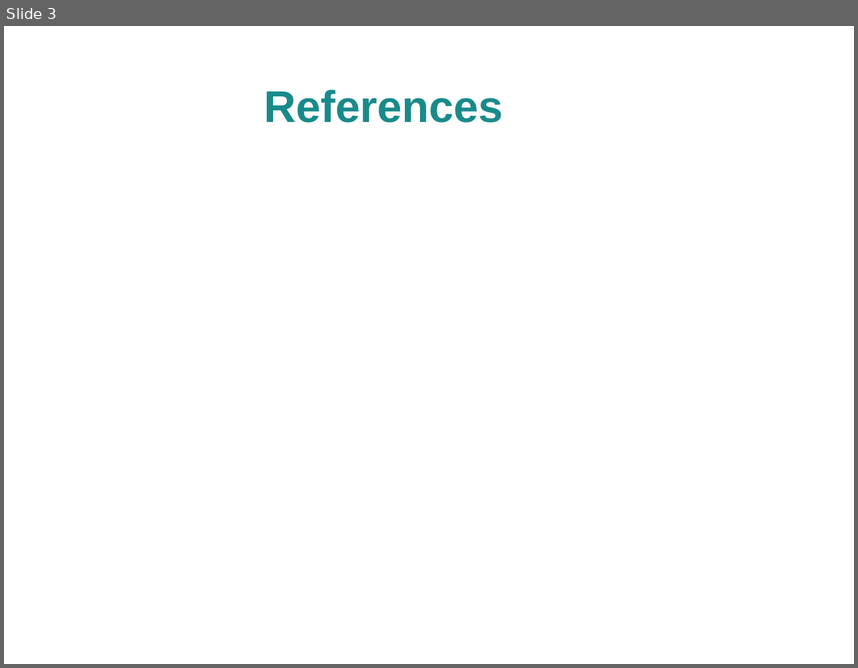
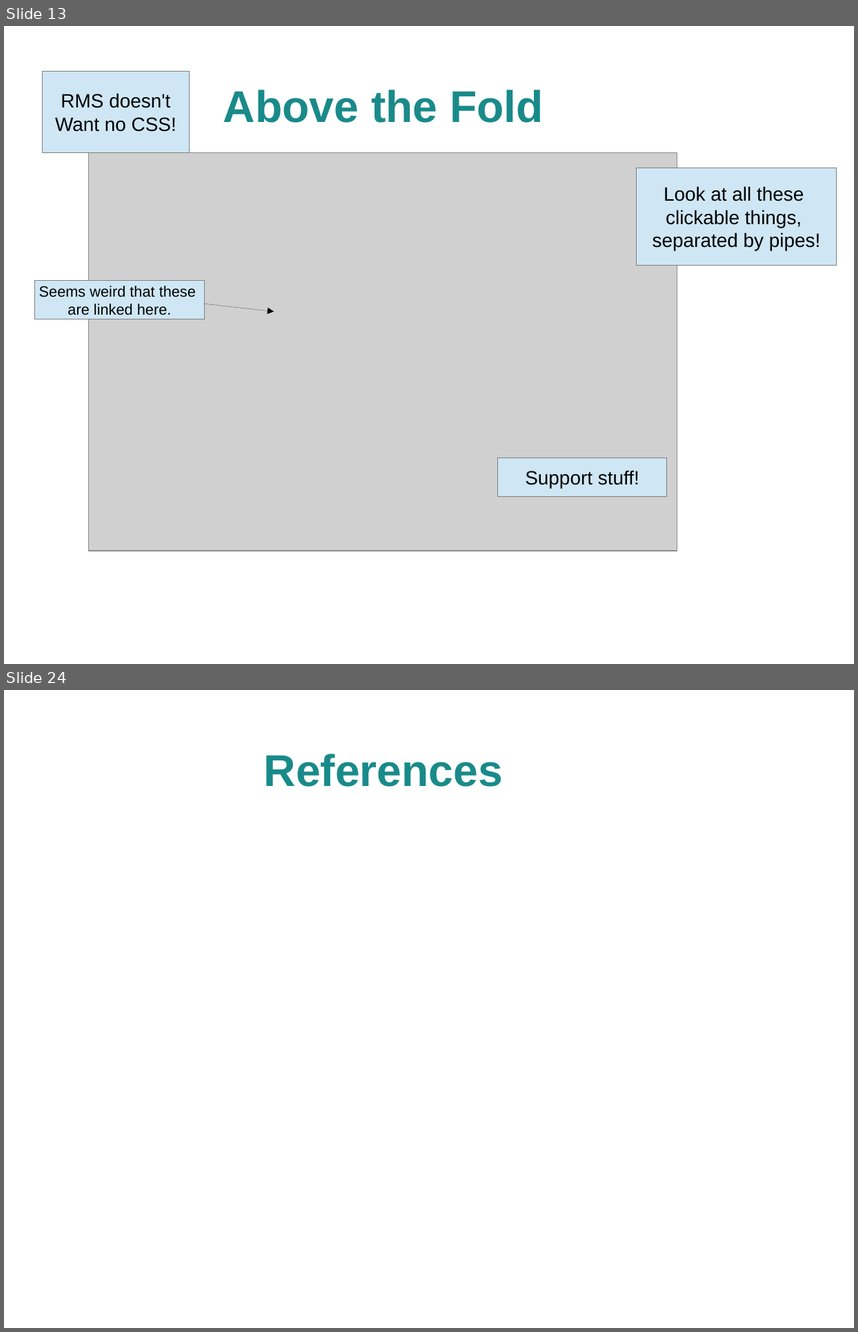
Before and after one commit to spellbindguy/Web-Development, a slide deck: Lectures/04 CSS/Styling Webpages.odp. Shown one above the other, each under a label of ours: slide 3 before the commit, slides 13 and 24 after it; the slides between them are not shown. The pictures are 858x668 and 858x1332 pixels, drawn with LibreOffice and Linux fonts; fonts in the diff are those of the drawing; grey boxes stand for pictures; background and template pictures are left out. Boxes give left, top, right and bottom in pixels: in the first picture for what was removed or moved away, otherwise in the second. Text is boxed around its words. In the diff, an @@ line names an element or a change of style, - is before the commit and + after.

```diff
--- a/Lectures/04 CSS/Styling Webpages.odp
+++ b/Lectures/04 CSS/Styling Webpages.odp
@@ slide 13 added at [4,26,854,664], background picture (left out) @@
@@ rectangle added at [43,72,189,153], fill #CFE7F5, outline #808080 0 pt, 18 pt, text #000000 @@
+RMS doesn't
+Want no CSS!
@@ title added at [223,89,543,123], 41.4 pt, text #198A8A, bold @@
+Above the Fold
@@ picture added at [89,152,677,550] @@
@@ rectangle added at [637,168,837,265], fill #CFE7F5, outline #808080 0 pt, 18 pt, text #000000 @@
+Look at all these
+clickable things,
+separated by pipes!
@@ rectangle added at [35,281,205,319], fill #CFE7F5, outline #808080 0 pt, 14 pt, text #000000 @@
+Seems weird that these
+are linked here.
@@ arrow added from (205, 303) to (274, 312), #000000 0 pt @@
@@ rectangle added at [497,458,667,497], fill #CFE7F5, outline #808080 0 pt, 18 pt, text #000000 @@
+Support stuff!
@@ text added at [459,550,621,580], 18 pt, text #FFFFFF @@
+stallman.org
@@ what was slide 3 is now slide 24 @@
```
Also in this commit, not shown: 1 slide changed, 21 other slides added, 1 slide removed, 1 other file.
